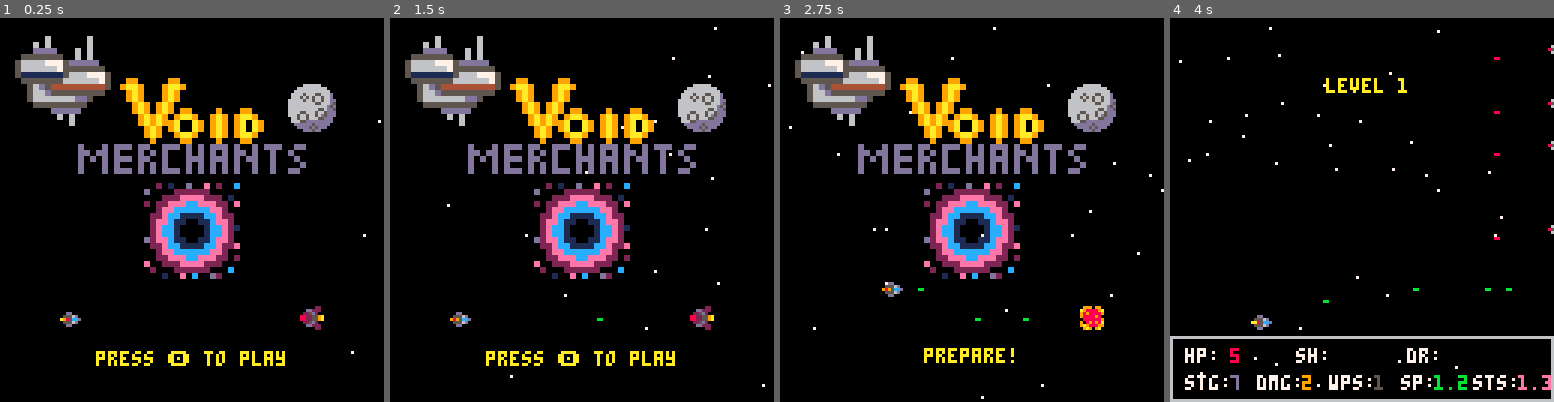
Above: before the commit, frames 1-4 (left to right).
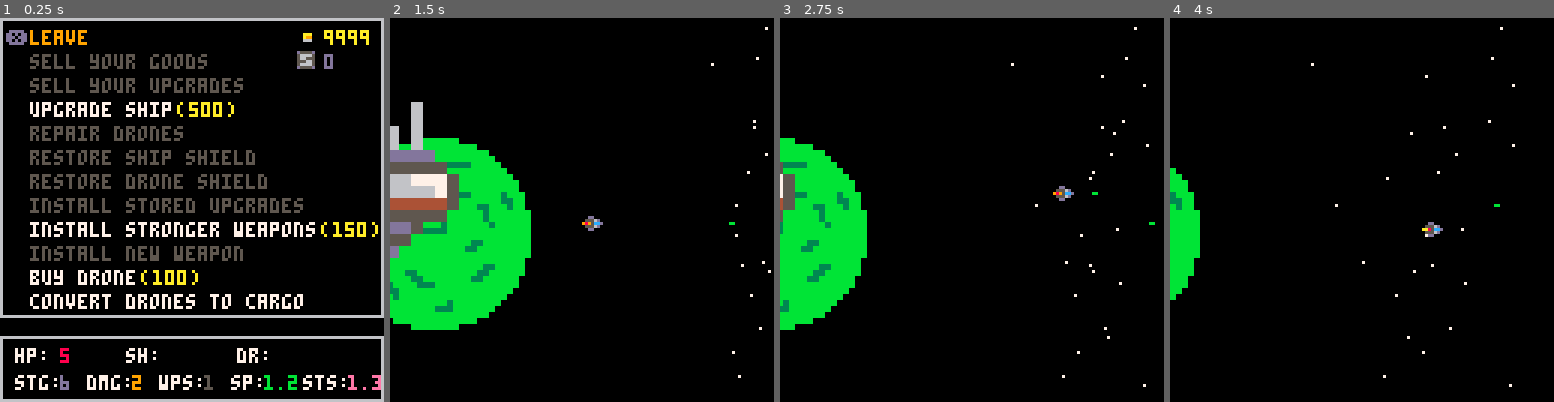
Above: after the commit, the same moments.

Repository: Scatenix/Void-Merchants
Game: PICO-8 cartridge void_merchants.p8
Same seed, same stepped clock (60 frames per second), same inputs: the game is played once before the commit and once after it.
Inputs:
- Up to frame 1 (0.25 s): no input
- Up to frame 2 (1.5 s): tap X (X key) at 0.33, 1.07 s; tap O (Z key) at 0.7 s
- Up to frame 3 (2.75 s): hold Right 1.6-2.1 s; tap O (Z key) at 1.7, 2.1, 2.5 s; tap X (X key) at 1.85 s; hold Up 2.15-2.42 s; hold Right from 2.47 s (still down)
- Up to frame 4 (4 s): tap O (Z key) at 2.9, 3.3, 3.7 s; tap X (X key) at 2.97 s; release Right at 3.03 s; hold Left 3.08-3.58 s; hold Down 3.63-3.97 s

The runs differ from the first frame. In frame 1, 30% of the frame differs, in the area x 0-100%, y 0-100%; in frame 2, 31%, in the area x 0-100%, y 2-97%; in frame 3, 24%; in frame 4, 6.7%.

Commit message:
Fix bugs, mainly with upgrades and drones

Diff:
--- a/game/global_variables.p8
+++ b/game/global_variables.p8
@@ -22,7 +22,8 @@
 speed_buff_time = 4.0
 shot_speed_buff_time = 4.0
 
-max_pl_dr_weapons = 5
+max_pl_weapons = 1
+max_dr_weapons = 0
 max_drones = 6
 max_pl_extra_damage = 6
 
--- a/game/items.p8
+++ b/game/items.p8
@@ -82,17 +82,18 @@
 		if drone_tier < max_drones then
 			sfx(11)
 			drone_tier+=1
+			drone_available = true
 			set_pl_drone(drone_tier)
 			del(floating_items, item)
 		else
 			store_item(item, drone_inc[2])
 		end
 	elseif item[3] == weapons_inc[1] then
-		if pl_ship_weapons < max_pl_dr_weapons then
+		if pl_ship_weapons < max_pl_weapons then
 			sfx(11)
 			pl_ship_weapons+=1
 			del(floating_items, item)
-		elseif drone_weapons < max_pl_dr_weapons then
+		elseif drone_weapons < max_dr_weapons then
 			sfx(11)
 			drone_weapons+=1
 			del(floating_items, item)
--- a/game/main.p8
+++ b/game/main.p8
@@ -43,18 +43,19 @@
 	current_small_planet = flr(rnd(6)) + 1
 	init_battle = true
 
-	titlescreen_mode = true
+	titlescreen_mode = false
 	battle_mode = false
 	travel_to_battle_mode = false
 	travel_after_battle_mode = false
 	converstaion_mode = false
-	trading_mode = false
+	trading_mode = true
 	death_mode = false
 
 	init_titlescreen = true
 
 	level = 1
-	pl_credits = 200
+	-- pl_credits = 200
+	pl_credits = 9999
 
 	set_pl_ship(1)
 	pl_ship_weapons = 1
--- a/game/player_drones.p8
+++ b/game/player_drones.p8
@@ -34,14 +34,14 @@
 		htbx = get_drone_htbx_skp_pxl_width(tier)
 		drone_hitbox_skip_pixel = htbx[1]
 		drone_hitbox_width = htbx[2]
-		drone_damage = flr(10 * tier * 0.1) + 1
-		drone_life = flr(20 * tier * 0.1) + 1
-		drone_max_life = flr(20 * tier * 0.1) + 1
-		drone_shields = flr(10 * tier * 0.1 - 1) + 1
-		drone_max_shields = flr(10 * tier * 0.1 - 1) + 1
-		drone_storage = flr(10 * tier * 0.1) + 1
+		drone_damage = tier + 1
+		drone_life = 2 * tier + 1
+		drone_max_life = 2 * tier + 1
+		drone_shields = tier
+		drone_max_shields = tier
+		drone_storage = tier + 1
 		drone_available = true
-		-- drone_weapons = flr(1 * tier * 0.5) + 1
+		max_dr_weapons = min(tier, 5)
 
 	-- get storage drone
 	elseif tier >= 0 and tier <= 3 and not drone_type_attack then
@@ -50,11 +50,14 @@
 		drone_hitbox_skip_pixel = htbx[1]
 		drone_hitbox_width = htbx[2]
 		drone_damage = 0
-		drone_life = flr(20 * (tier-3) * 0.1) + 1
-		drone_shields = flr(10 * (tier-6.5) * 0.2) + 1
-		drone_storage = flr(10 * tier * 0.1) + 1
+		drone_life = 3 * tier
+		drone_max_life = 3 * tier
+		drone_shields = tier * 2
+		drone_max_shields = tier * 2
+		drone_storage = tier * 3
 		drone_available = true
 		drone_weapons = 0
+		max_dr_weapons = 0
 	end
 end
 
--- a/game/player_ship.p8
+++ b/game/player_ship.p8
@@ -26,22 +26,23 @@
 pl_ship_damage_upgrades = 0
 
 function set_pl_ship(tier)
-	pl_ship_sprite=tier-1
+	pl_ship_sprite = tier - 1
 	htbx = get_ship_htbx_skp_pxl_width(tier)
 	pl_ship_hitbox_skip_pixel = htbx[1]
 	pl_ship_hitbox_width = htbx[2]
-	pl_ship_damage=2*tier+pl_ship_damage_upgrades
-	pl_ship_base_damage=2*tier
-	pl_ship_life=5*tier
-	pl_ship_max_life=pl_ship_life
-	pl_ship_shields=flr(tier/2)
-	pl_ship_max_shield=pl_ship_shields
+	pl_ship_damage = 2 * tier + pl_ship_damage_upgrades
+	pl_ship_base_damage = 2 * tier
+	pl_ship_life = 5 * tier
+	pl_ship_max_life = pl_ship_life
+	pl_ship_shields = flr(tier/2)
+	pl_ship_max_shield = pl_ship_shields
 	-- pl_ship_weapons=flr(tier/4)+1
-	pl_ship_shot_speed=tier/3+1
-	pl_ship_speed=1+tier*0.2
-	pl_ship_default_shot_speed=tier/3+1
-	pl_ship_default_speed=1+tier*0.2
-	pl_ship_storage=7
+	pl_ship_shot_speed = tier / 3 + 1
+	pl_ship_speed = 1 + tier * 0.2
+	pl_ship_default_shot_speed = tier / 3 + 1
+	pl_ship_default_speed = 1 + tier * 0.2
+	pl_ship_storage = tier * 2 + 4
+	max_pl_weapons = min(tier, 5)
 end
 
 function get_ship_htbx_skp_pxl_width(tier)
--- a/game/trading.p8
+++ b/game/trading.p8
@@ -103,31 +103,60 @@
 	print(" " ..pl_credits, 104, 4, 10)
 	spr(parts_crate[1], 98, 10)
 	print(" " ..#pl_items_stored, 104, 12, 13)
-	print("sell your goods", 10, 12, 7)
-	print("(" ..calc_player_goods_price(false).. ")", 71, 12, 10)
-
-	print("sell your upgrades", 10, 20, 7)
-	print("(" ..calc_player_upgrades_price(false).. ")", 83, 20, 10)
+
+	if calc_player_goods_price(false) > 0 then
+		print("sell your goods", 10, 12, 7)
+		print("(" ..calc_player_goods_price(false).. ")", 71, 12, 10)
+	else
+		print("sell your goods", 10, 12, 5)
+	end
+
+	if calc_player_upgrades_price(false) > 0 then
+		print("sell your upgrades", 10, 20, 7)
+		print("(" ..calc_player_upgrades_price(false).. ")", 83, 20, 10)
+	else
+		print("sell your upgrades", 10, 20, 5)
+	end
 
 	if pl_ship_life < pl_ship_max_life then
 		print("repair ship hull ", 10, 28, 7)
 		print("(" ..(pl_ship_max_life-pl_ship_life)*price_per_ship_hull_point.. ")", 75, 28, 10)
 	else
-		print("upgrade ship ", 10, 28, 7)
-		print("(" ..pl_ship_tier*price_increase_per_ship_tier.. ")", 59, 28, 10)
-	end
-
-	print("repair drones", 10, 36, 7)
-	print("(" ..(drone_max_life-drone_life)*price_per_drone_hull_point.. ")", 63, 36, 10)
-
-	print("restore ship shield", 10, 44, 7)
-	print("(" ..(pl_ship_max_shield-pl_ship_shields)*price_per_ship_shield.. ")", 87, 44, 10)
-
-	print("restore drone shield", 10, 52, 7)
-	print("(" ..(drone_max_shields-drone_shields)*price_per_drone_shield.. ")", 91, 52, 10)
-
-	print("install stored upgrades", 10, 60, 7)
-	print("(" ..get_number_of_stored_upgrades(false).. ")", 103, 60, 10)
+		if pl_ship_tier < 6 then
+			print("upgrade ship ", 10, 28, 7)
+			print("(" ..pl_ship_tier*price_increase_per_ship_tier.. ")", 59, 28, 10)
+		else
+			print("upgrade ship ", 10, 28, 5)
+		end
+	end
+
+	if drone_life < drone_max_life then
+		print("repair drones", 10, 36, 7)
+		print("(" ..(drone_max_life-drone_life)*price_per_drone_hull_point.. ")", 63, 36, 10)
+	else
+		print("repair drones", 10, 36, 5)
+	end
+
+	if pl_ship_shields < pl_ship_max_shield then
+		print("restore ship shield", 10, 44, 7)
+		print("(" ..(pl_ship_max_shield-pl_ship_shields)*price_per_ship_shield.. ")", 87, 44, 10)
+	else
+		print("restore ship shield", 10, 44, 5)
+	end
+
+	if drone_shields < drone_max_shields then
+		print("restore drone shield", 10, 52, 7)
+		print("(" ..(drone_max_shields-drone_shields)*price_per_drone_shield.. ")", 91, 52, 10)
+	else
+		print("restore drone shield", 10, 52, 5)
+	end
+
+	if get_number_of_stored_upgrades(false) > 0 then
+		print("install stored upgrades", 10, 60, 7)
+		print("(" ..get_number_of_stored_upgrades(false).. ")", 103, 60, 10)
+	else
+		print("install stored upgrades", 10, 60, 5)
+	end
 
 	if pl_ship_damage-pl_ship_base_damage < max_pl_extra_damage then
 		print("install stronger weapons", 10, 68, 7)
@@ -136,7 +165,7 @@
 		print("install stronger weapons", 10, 68, 5)
 	end
 
-	if pl_ship_weapons < max_pl_dr_weapons or drone_weapons < max_pl_dr_weapons then
+	if pl_ship_weapons < max_pl_weapons or drone_weapons < max_dr_weapons then
 		print("install new weapon", 10, 76, 7)
 		print("(" ..weapons_inc[2]+price_increase_per_weapon*(pl_ship_weapons+drone_weapons).. ")", 83, 76, 10)
 	else
@@ -252,11 +281,11 @@
 			end
 		elseif trade_cursor_pos == 9 then -- install new weapon
 			local price = weapons_inc[2]+price_increase_per_weapon*(pl_ship_weapons+drone_weapons)
-			if pl_ship_weapons < max_pl_dr_weapons and pl_credits >= price then
+			if pl_ship_weapons < max_pl_weapons and pl_credits >= price then
 				sfx(11)
 				pl_ship_weapons += 1
 				pl_credits -= price
-			elseif drone_weapons < max_pl_dr_weapons and pl_credits >= price then
+			elseif drone_weapons < max_dr_weapons and pl_credits >= price then
 				sfx(11)
 				drone_weapons += 1
 				pl_credits -= price
@@ -268,6 +297,7 @@
 			if drone_tier < max_drones and pl_credits >= price then
 				sfx(11)
 				drone_tier+=1
+				drone_available = true
 				set_pl_drone(drone_tier)
 				pl_credits -= price
 			else
@@ -337,7 +367,7 @@
 			local skip = false
 			if item[1] == drone_inc[1] and drone_tier >= max_drones then
 				skip = true
-			elseif item[1] == weapons_inc[1] and pl_ship_weapons+drone_weapons >= max_pl_dr_weapons*2 then
+			elseif item[1] == weapons_inc[1] and pl_ship_weapons+drone_weapons >= (max_pl_weapons+max_dr_weapons)*2 then
 				skip = true
 			elseif item[1] == attack_damage_inc[1] and pl_ship_damage-pl_ship_base_damage >= max_pl_extra_damage then
 				skip = true
--- a/void_merchants.p8
+++ b/void_merchants.p8
@@ -45,18 +45,19 @@
 	current_small_planet = flr(rnd(6)) + 1
 	init_battle = true
 
-	titlescreen_mode = true
+	titlescreen_mode = false
 	battle_mode = false
 	travel_to_battle_mode = false
 	travel_after_battle_mode = false
 	converstaion_mode = false
-	trading_mode = false
+	trading_mode = true
 	death_mode = false
 
 	init_titlescreen = true
 
 	level = 1
-	pl_credits = 200
+	-- pl_credits = 200
+	pl_credits = 9999
 
 	set_pl_ship(1)
 	pl_ship_weapons = 1
@@ -412,7 +413,8 @@
 speed_buff_time = 4.0
 shot_speed_buff_time = 4.0
 
-max_pl_dr_weapons = 5
+max_pl_weapons = 1
+max_dr_weapons = 0
 max_drones = 6
 max_pl_extra_damage = 6
 
@@ -824,22 +826,23 @@
 pl_ship_damage_upgrades = 0
 
 function set_pl_ship(tier)
-	pl_ship_sprite=tier-1
+	pl_ship_sprite = tier - 1
 	htbx = get_ship_htbx_skp_pxl_width(tier)
 	pl_ship_hitbox_skip_pixel = htbx[1]
 	pl_ship_hitbox_width = htbx[2]
-	pl_ship_damage=2*tier+pl_ship_damage_upgrades
-	pl_ship_base_damage=2*tier
-	pl_ship_life=5*tier
-	pl_ship_max_life=pl_ship_life
-	pl_ship_shields=flr(tier/2)
-	pl_ship_max_shield=pl_ship_shields
+	pl_ship_damage = 2 * tier + pl_ship_damage_upgrades
+	pl_ship_base_damage = 2 * tier
+	pl_ship_life = 5 * tier
+	pl_ship_max_life = pl_ship_life
+	pl_ship_shields = flr(tier/2)
+	pl_ship_max_shield = pl_ship_shields
 	-- pl_ship_weapons=flr(tier/4)+1
-	pl_ship_shot_speed=tier/3+1
-	pl_ship_speed=1+tier*0.2
-	pl_ship_default_shot_speed=tier/3+1
-	pl_ship_default_speed=1+tier*0.2
-	pl_ship_storage=7
+	pl_ship_shot_speed = tier / 3 + 1
+	pl_ship_speed = 1 + tier * 0.2
+	pl_ship_default_shot_speed = tier / 3 + 1
+	pl_ship_default_speed = 1 + tier * 0.2
+	pl_ship_storage = tier * 2 + 4
+	max_pl_weapons = min(tier, 5)
 end
 
 function get_ship_htbx_skp_pxl_width(tier)
@@ -1011,14 +1014,14 @@
 		htbx = get_drone_htbx_skp_pxl_width(tier)
 		drone_hitbox_skip_pixel = htbx[1]
 		drone_hitbox_width = htbx[2]
-		drone_damage = flr(10 * tier * 0.1) + 1
-		drone_life = flr(20 * tier * 0.1) + 1
-		drone_max_life = flr(20 * tier * 0.1) + 1
-		drone_shields = flr(10 * tier * 0.1 - 1) + 1
-		drone_max_shields = flr(10 * tier * 0.1 - 1) + 1
-		drone_storage = flr(10 * tier * 0.1) + 1
+		drone_damage = tier + 1
+		drone_life = 2 * tier + 1
+		drone_max_life = 2 * tier + 1
+		drone_shields = tier
+		drone_max_shields = tier
+		drone_storage = tier + 1
 		drone_available = true
-		-- drone_weapons = flr(1 * tier * 0.5) + 1
+		max_dr_weapons = min(tier, 5)
 
 	-- get storage drone
 	elseif tier >= 0 and tier <= 3 and not drone_type_attack then
@@ -1027,11 +1030,14 @@
 		drone_hitbox_skip_pixel = htbx[1]
 		drone_hitbox_width = htbx[2]
 		drone_damage = 0
-		drone_life = flr(20 * (tier-3) * 0.1) + 1
-		drone_shields = flr(10 * (tier-6.5) * 0.2) + 1
-		drone_storage = flr(10 * tier * 0.1) + 1
+		drone_life = 3 * tier
+		drone_max_life = 3 * tier
+		drone_shields = tier * 2
+		drone_max_shields = tier * 2
+		drone_storage = tier * 3
 		drone_available = true
 		drone_weapons = 0
+		max_dr_weapons = 0
 	end
 end
 
@@ -1491,17 +1497,18 @@
 		if drone_tier < max_drones then
 			sfx(11)
 			drone_tier+=1
+			drone_available = true
 			set_pl_drone(drone_tier)
 			del(floating_items, item)
 		else
 			store_item(item, drone_inc[2])
 		end
 	elseif item[3] == weapons_inc[1] then
-		if pl_ship_weapons < max_pl_dr_weapons then
+		if pl_ship_weapons < max_pl_weapons then
 			sfx(11)
 			pl_ship_weapons+=1
 			del(floating_items, item)
-		elseif drone_weapons < max_pl_dr_weapons then
+		elseif drone_weapons < max_dr_weapons then
 			sfx(11)
 			drone_weapons+=1
 			del(floating_items, item)
@@ -2086,31 +2093,60 @@
 	print(" " ..pl_credits, 104, 4, 10)
 	spr(parts_crate[1], 98, 10)
 	print(" " ..#pl_items_stored, 104, 12, 13)
-	print("sell your goods", 10, 12, 7)
-	print("(" ..calc_player_goods_price(false).. ")", 71, 12, 10)
-
-	print("sell your upgrades", 10, 20, 7)
-	print("(" ..calc_player_upgrades_price(false).. ")", 83, 20, 10)
+
+	if calc_player_goods_price(false) > 0 then
+		print("sell your goods", 10, 12, 7)
+		print("(" ..calc_player_goods_price(false).. ")", 71, 12, 10)
+	else
+		print("sell your goods", 10, 12, 5)
+	end
+
+	if calc_player_upgrades_price(false) > 0 then
+		print("sell your upgrades", 10, 20, 7)
+		print("(" ..calc_player_upgrades_price(false).. ")", 83, 20, 10)
+	else
+		print("sell your upgrades", 10, 20, 5)
+	end
 
 	if pl_ship_life < pl_ship_max_life then
 		print("repair ship hull ", 10, 28, 7)
 		print("(" ..(pl_ship_max_life-pl_ship_life)*price_per_ship_hull_point.. ")", 75, 28, 10)
 	else
-		print("upgrade ship ", 10, 28, 7)
-		print("(" ..pl_ship_tier*price_increase_per_ship_tier.. ")", 59, 28, 10)
-	end
-
-	print("repair drones", 10, 36, 7)
-	print("(" ..(drone_max_life-drone_life)*price_per_drone_hull_point.. ")", 63, 36, 10)
-
-	print("restore ship shield", 10, 44, 7)
-	print("(" ..(pl_ship_max_shield-pl_ship_shields)*price_per_ship_shield.. ")", 87, 44, 10)
-
-	print("restore drone shield", 10, 52, 7)
-	print("(" ..(drone_max_shields-drone_shields)*price_per_drone_shield.. ")", 91, 52, 10)
-
-	print("install stored upgrades", 10, 60, 7)
-	print("(" ..get_number_of_stored_upgrades(false).. ")", 103, 60, 10)
+		if pl_ship_tier < 6 then
+			print("upgrade ship ", 10, 28, 7)
+			print("(" ..pl_ship_tier*price_increase_per_ship_tier.. ")", 59, 28, 10)
+		else
+			print("upgrade ship ", 10, 28, 5)
+		end
+	end
+
+	if drone_life < drone_max_life then
+		print("repair drones", 10, 36, 7)
+		print("(" ..(drone_max_life-drone_life)*price_per_drone_hull_point.. ")", 63, 36, 10)
+	else
+		print("repair drones", 10, 36, 5)
+	end
+
+	if pl_ship_shields < pl_ship_max_shield then
+		print("restore ship shield", 10, 44, 7)
+		print("(" ..(pl_ship_max_shield-pl_ship_shields)*price_per_ship_shield.. ")", 87, 44, 10)
+	else
+		print("restore ship shield", 10, 44, 5)
+	end
+
+	if drone_shields < drone_max_shields then
+		print("restore drone shield", 10, 52, 7)
+		print("(" ..(drone_max_shields-drone_shields)*price_per_drone_shield.. ")", 91, 52, 10)
+	else
+		print("restore drone shield", 10, 52, 5)
+	end
+
+	if get_number_of_stored_upgrades(false) > 0 then
+		print("install stored upgrades", 10, 60, 7)
+		print("(" ..get_number_of_stored_upgrades(false).. ")", 103, 60, 10)
+	else
+		print("install stored upgrades", 10, 60, 5)
+	end
 
 	if pl_ship_damage-pl_ship_base_damage < max_pl_extra_damage then
 		print("install stronger weapons", 10, 68, 7)
@@ -2119,7 +2155,7 @@
 		print("install stronger weapons", 10, 68, 5)
 	end
 
-	if pl_ship_weapons < max_pl_dr_weapons or drone_weapons < max_pl_dr_weapons then
+	if pl_ship_weapons < max_pl_weapons or drone_weapons < max_dr_weapons then
 		print("install new weapon", 10, 76, 7)
 		print("(" ..weapons_inc[2]+price_increase_per_weapon*(pl_ship_weapons+drone_weapons).. ")", 83, 76, 10)
 	else
@@ -2235,11 +2271,11 @@
 			end
 		elseif trade_cursor_pos == 9 then -- install new weapon
 			local price = weapons_inc[2]+price_increase_per_weapon*(pl_ship_weapons+drone_weapons)
-			if pl_ship_weapons < max_pl_dr_weapons and pl_credits >= price then
+			if pl_ship_weapons < max_pl_weapons and pl_credits >= price then
 				sfx(11)
 				pl_ship_weapons += 1
 				pl_credits -= price
-			elseif drone_weapons < max_pl_dr_weapons and pl_credits >= price then
+			elseif drone_weapons < max_dr_weapons and pl_credits >= price then
 				sfx(11)
 				drone_weapons += 1
 				pl_credits -= price
@@ -2251,6 +2287,7 @@
 			if drone_tier < max_drones and pl_credits >= price then
 				sfx(11)
 				drone_tier+=1
+				drone_available = true
 				set_pl_drone(drone_tier)
 				pl_credits -= price
 			else
@@ -2320,7 +2357,7 @@
 			local skip = false
 			if item[1] == drone_inc[1] and drone_tier >= max_drones then
 				skip = true
-			elseif item[1] == weapons_inc[1] and pl_ship_weapons+drone_weapons >= max_pl_dr_weapons*2 then
+			elseif item[1] == weapons_inc[1] and pl_ship_weapons+drone_weapons >= (max_pl_weapons+max_dr_weapons)*2 then
 				skip = true
 			elseif item[1] == attack_damage_inc[1] and pl_ship_damage-pl_ship_base_damage >= max_pl_extra_damage then
 				skip = true
Not shown, changed: README.md
